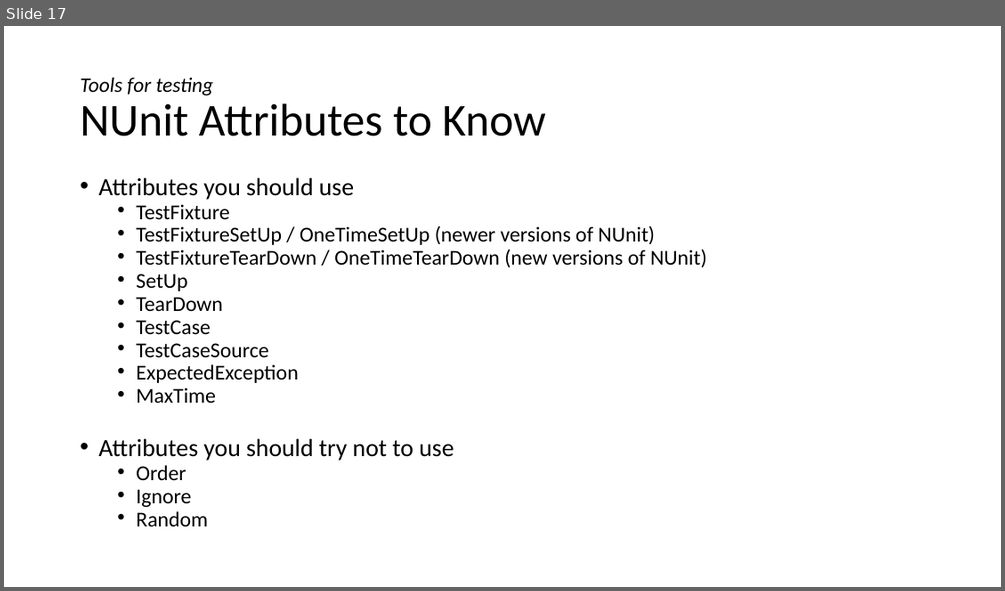
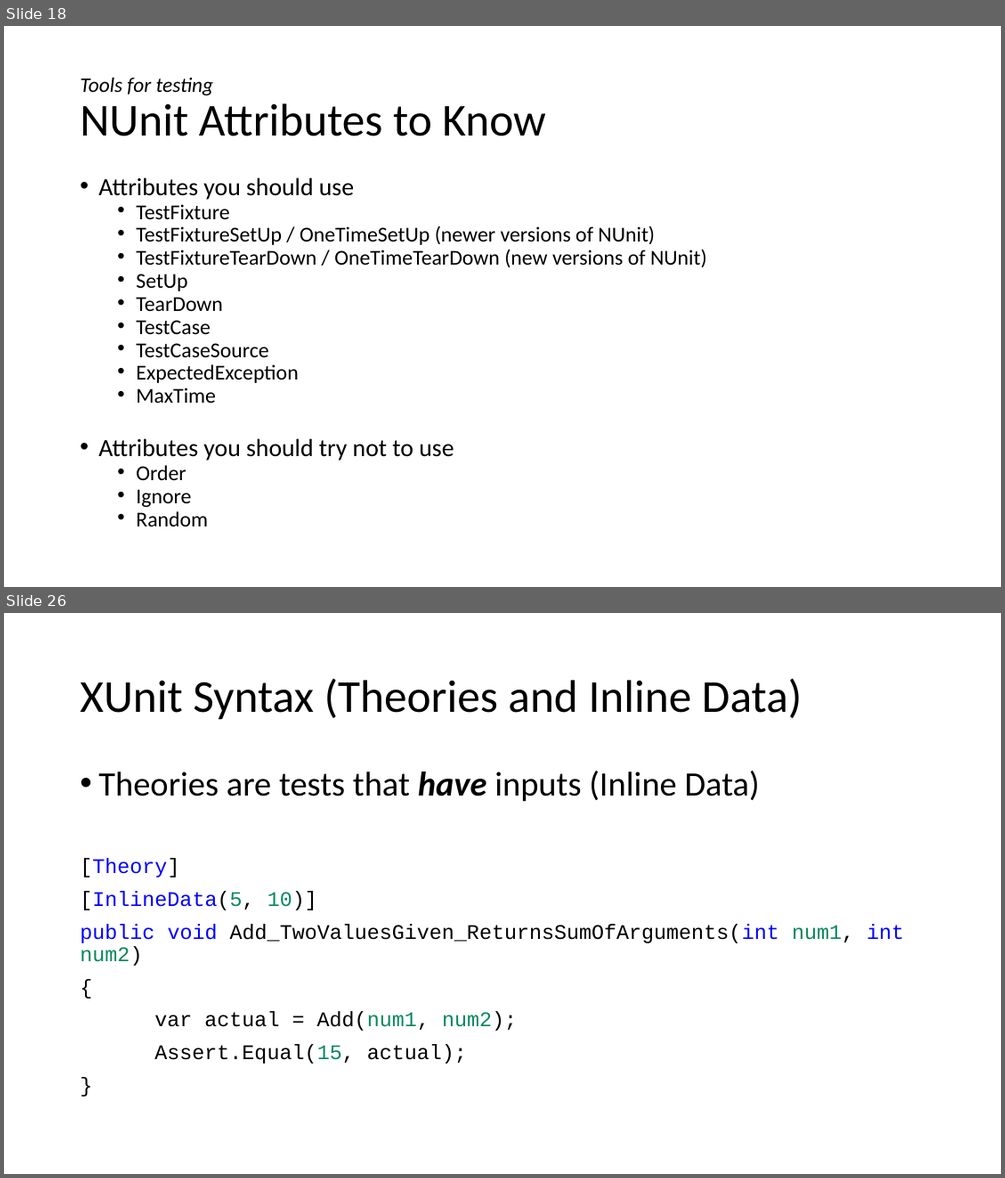
Before and after one commit to dnllowe/testing-presentation, a slide deck: testing-presentation.pptx. Shown one above the other, each under a label of ours: slide 17 before the commit, slides 18 and 26 after it; the slides between them are not shown. The pictures are 1005x591 and 1005x1178 pixels, drawn with LibreOffice and Linux fonts; fonts in the diff are those of the drawing. Boxes give left, top, right and bottom in pixels: in the first picture for what was removed or moved away, otherwise in the second. Text is boxed around its words. In the diff, an @@ line names an element or a change of style, - is before the commit and + after.

```diff
--- a/testing-presentation.pptx
+++ b/testing-presentation.pptx
@@ slide 26 added at [4,613,1001,1174], background #FFFFFF @@
@@ title added at [80,678,801,720], 44 pt, text #000000 @@
+XUnit Syntax (Theories and Inline Data)
@@ text added at [80,771,904,1063], 20 pt, text #000000 @@
+• Theories are tests that have inputs (Inline Data)
+[Theory]
+[InlineData(5, 10)]
+public void Add_TwoValuesGiven_ReturnsSumOfArguments(int num1, int num2)
+{
+var actual = Add(num1, num2);
+Assert.Equal(15, actual);
+}
@@ what was slide 17 is now slide 18 @@
```
Also in this commit, not shown: 7 slides changed, 7 other slides added, 6 other files.
